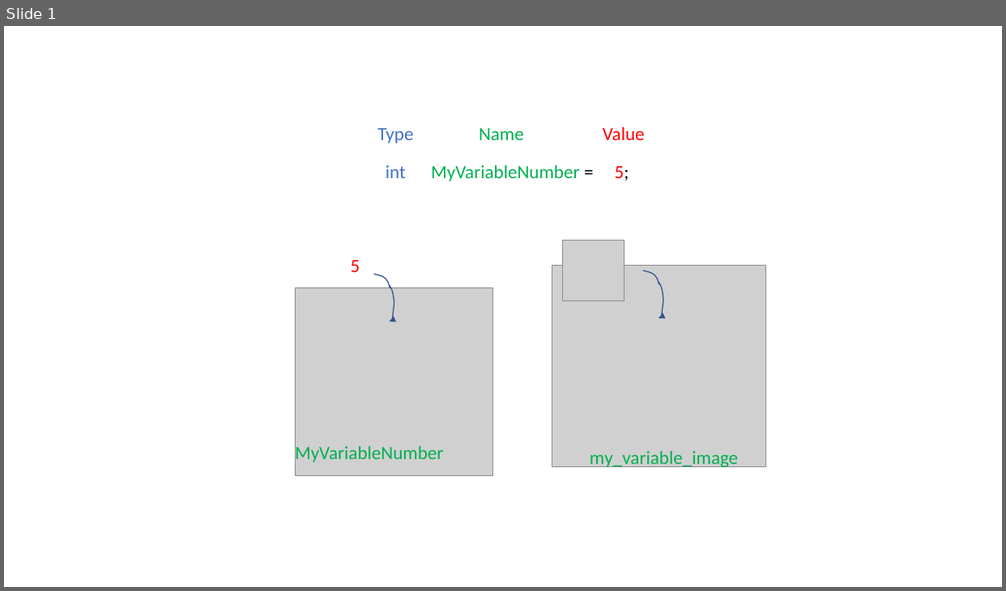
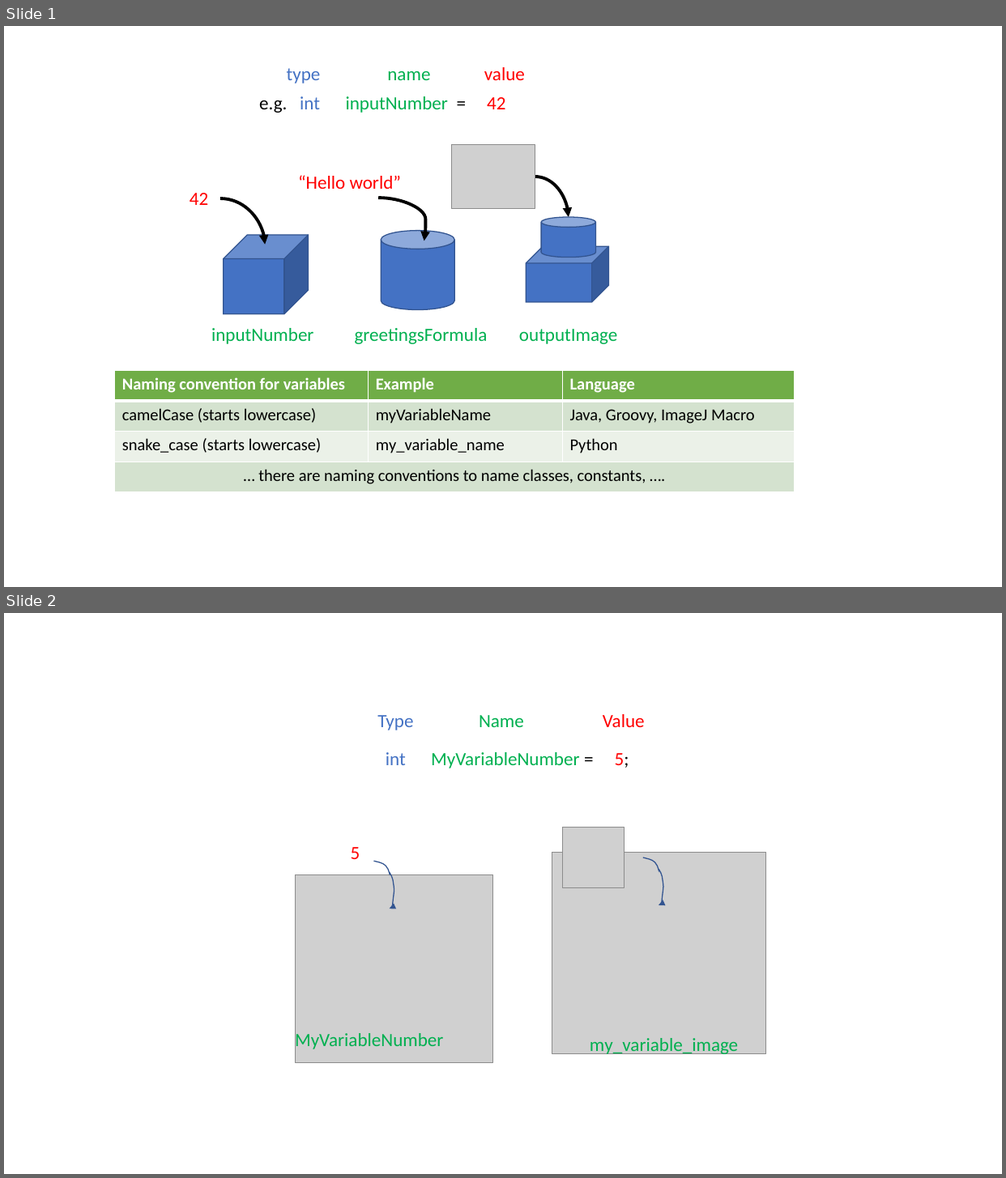
Before and after one commit to NEUBIAS/training-resources, a slide deck: figures/resources/script_variables.pptx. Shown one above the other, each under a label of ours: slide 1 before the commit, slides 1 and 2 after it. The pictures are 1006x591 and 1006x1178 pixels, drawn with LibreOffice and Linux fonts; fonts in the diff are those of the drawing; grey boxes stand for pictures. Boxes give left, top, right and bottom in pixels: in the first picture for what was removed or moved away, otherwise in the second. Text is boxed around its words. In the diff, an @@ line names an element or a change of style, - is before the commit and + after.

```diff
--- a/figures/resources/script_variables.pptx
+++ b/figures/resources/script_variables.pptx
@@ slide 1 added at [4, 26, 1002, 587], background #FFFFFF @@
@@ text added at [287, 68, 321, 84], 18 pt, text #4472C4 @@
+type
@@ text added at [387, 71, 430, 80], 18 pt, text #00B050 @@
+name
@@ text added at [484, 67, 525, 80], 18 pt, text #FF0000 @@
+value
@@ text added at [259, 96, 505, 113], 18 pt, text #00B050 @@
+e.g. int inputNumber = 42
@@ picture added at [452, 144, 535, 209] @@
@@ text added at [189, 193, 208, 205], 18 pt, text #FF0000 @@
+42
@@ text added at [298, 175, 402, 189], 18 pt, text #FF0000 @@
+“Hello world”
@@ curved arrow added from (535, 177) to (569, 217), #000000 3 pt @@
@@ curved arrow added from (220, 199) to (266, 245), #000000 3 pt @@
@@ curved arrow added from (378, 199) to (424, 241), #000000 3 pt @@
@@ cylinder added at [542, 217, 596, 258], fill #4472C4, outline #325491 1 pt @@
@@ cube added at [224, 235, 308, 314], fill #4472C4, outline #325491 1 pt @@
@@ cylinder added at [381, 230, 454, 310], fill #4472C4, outline #325491 1 pt @@
@@ cube added at [526, 247, 609, 303], fill #4472C4, outline #325491 1 pt @@
@@ text added at [211, 328, 313, 344], 18 pt, text #00B050 @@
+inputNumber
@@ text added at [355, 328, 488, 344], 18 pt, text #00B050 @@
+greetingsFormula
@@ text added at [519, 329, 617, 344], 18 pt, text #00B050 @@
+outputImage
@@ table added at [115, 371, 795, 493], 4 rows, 3 columns @@
+Naming convention for variables | Example | Language
+camelCase (starts lowercase) | myVariableName | Java, Groovy, ImageJ Macro
+snake_case (starts lowercase) | my_variable_name | Python
+… there are naming conventions to name classes, constants, …. |  | 
@@ what was slide 1 is now slide 2 @@
```
Also in this commit, not shown: 3 other files.
